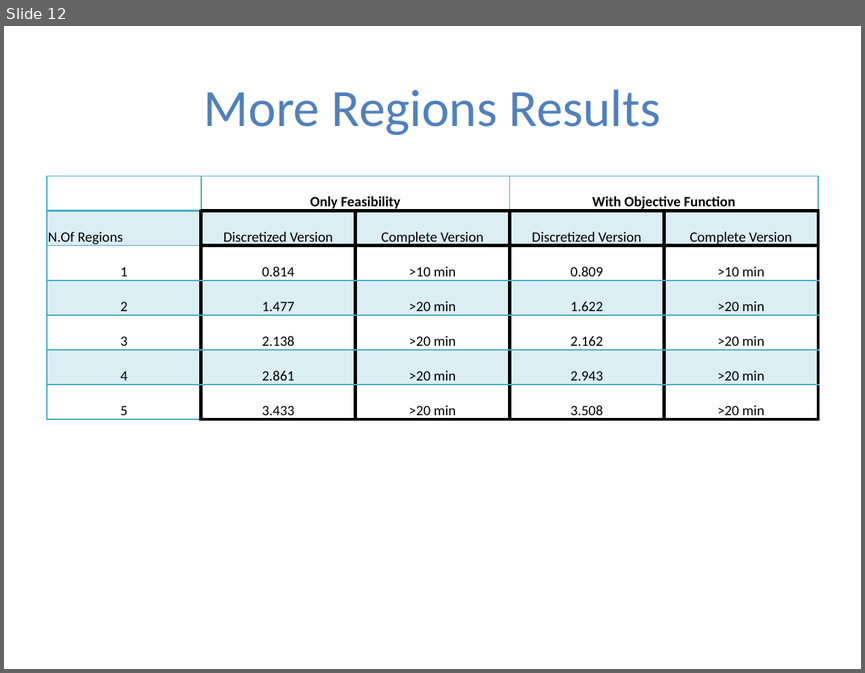
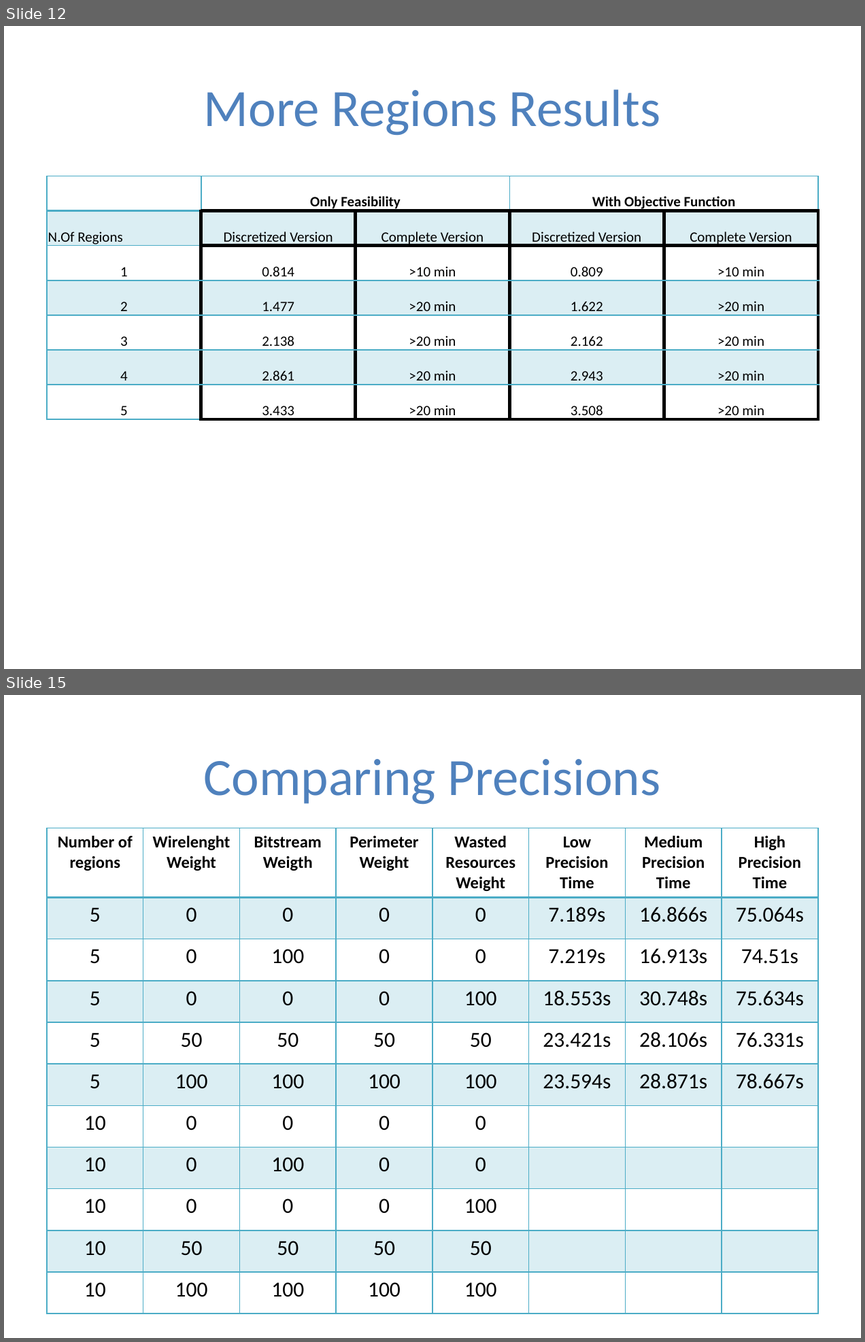
Before and after one commit to andreino7/FloorPlacer, a slide deck: ResultPresentation.pptx. Shown one above the other, each under a label of ours: slide 12 before the commit, slides 12 and 15 after it; the slides between them are not shown. The pictures are 865x673 and 865x1342 pixels, drawn with LibreOffice and Linux fonts; fonts in the diff are those of the drawing. Boxes give left, top, right and bottom in pixels: in the first picture for what was removed or moved away, otherwise in the second. Text is boxed around its words. In the diff, an @@ line names an element or a change of style, - is before the commit and + after.

Commit message:
presentation update

```diff
--- a/ResultPresentation.pptx
+++ b/ResultPresentation.pptx
@@ slide 15 added at [4,695,861,1338], background #FFFFFF @@
@@ title added at [204,759,660,804], 44 pt, text #4F81BD @@
+Comparing Precisions
@@ table added at [47,828,815,1312], 11 rows, 8 columns @@
+Number of regions | Wirelenght Weight | Bitstream Weigth | Perimeter Weight | Wasted Resources Weight | Low Precision / Time | Medium Precision / Time | High Precision / Time
+5 | 0 | 0 | 0 | 0 | 7.189s | 16.866s | 75.064s
+5 | 0 | 100 | 0 | 0 | 7.219s | 16.913s | 74.51s
+5 | 0 | 0 | 0 | 100 | 18.553s | 30.748s | 75.634s
+5 | 50 | 50 | 50 | 50 | 23.421s | 28.106s | 76.331s
+5 | 100 | 100 | 100 | 100 | 23.594s | 28.871s | 78.667s
+10 | 0 | 0 | 0 | 0 |  |  | 
+10 | 0 | 100 | 0 | 0 |  |  | 
+10 | 0 | 0 | 0 | 100 |  |  | 
+10 | 50 | 50 | 50 | 50 |  |  | 
+10 | 100 | 100 | 100 | 100 |  |  | 
```
Also in this commit, not shown: 2 other slides added, 7 other files.
